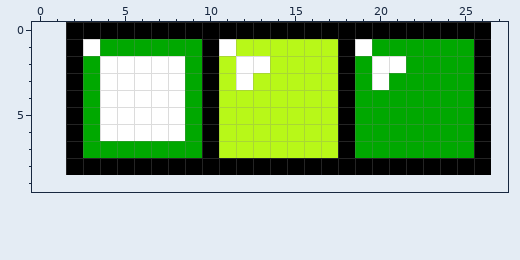
File history of a pixel-art sprite, images/1.png. That is the earlier state.
The file is 50x18 pixels, drawn in blocks of 2x2; one block is one cell here. Colours within 5 levels of each other are drawn and written as one. The old version is drawn lined up with the new one, on the new canvas.
New version:
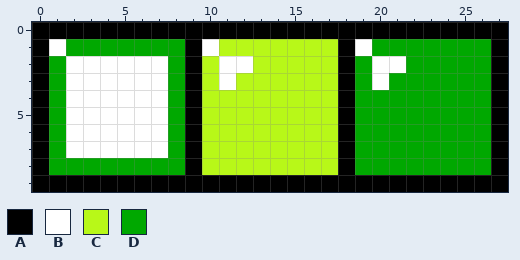
Palette (. is transparent): A #000000  B #ffffff  C #b8f818  D #00a800
Edits made:
canvas 25x9 -> 28x10, the old top-left corner now at 2,0
Colour A is added in row 0 at x 0 to 1 and 27; in rows 1 to 8 at x 0 and 27; in row 9 at x 0 to 27.
Colour A replaces colour D in rows 1 to 7 at x 9.
Colour B is added in row 1 at x 1.
Colour B replaces colour A in row 1 at x 10; in rows 2 to 7 at x 2.
Colour B replaces colour C in rows 2 to 3 at x 11.
Colour B replaces colour D in rows 2 to 6 at x 3; in row 7 at x 3 to 7.
Colour C replaces colour A in rows 2 to 7 at x 10; in row 8 at x 10 to 17.
Colour C replaces colour B in row 1 at x 11; in row 2 at x 13; in row 3 at x 12.
Colour D is added in rows 2 to 8 at x 1.
Colour D replaces colour A in row 1 at x 2 and 26; in rows 2 to 7 at x 26; in row 8 at x 2 to 8 and 19 to 26.
Colour D replaces colour B in row 1 at x 3; in rows 2 to 6 at x 8.
